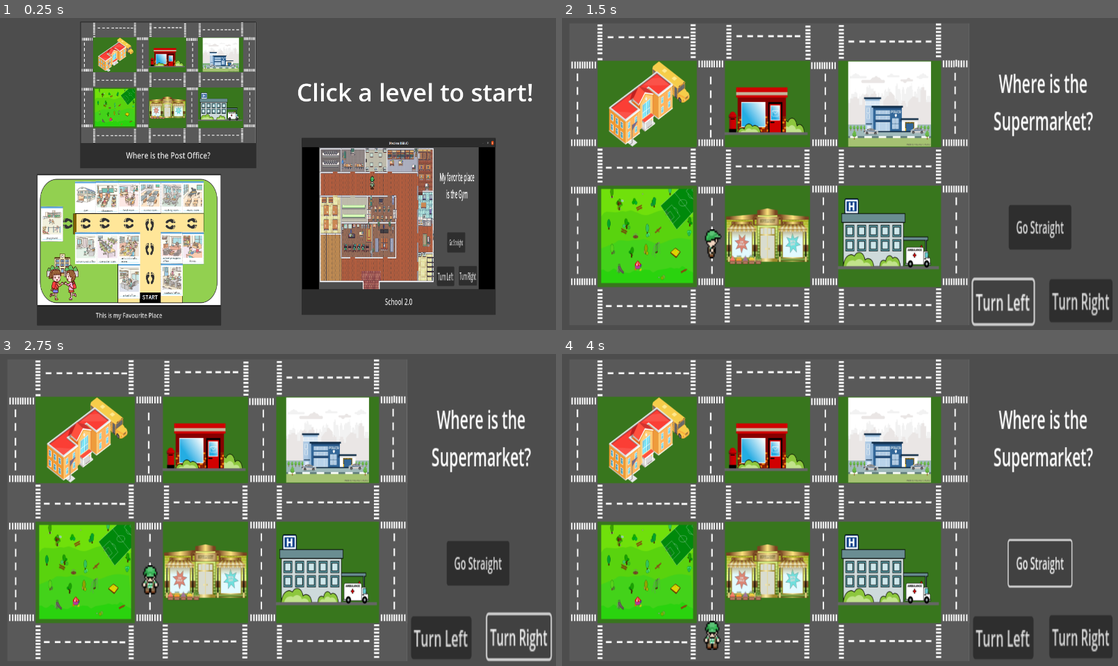
Above: before the commit, frames 1-4 (two rows, left to right).
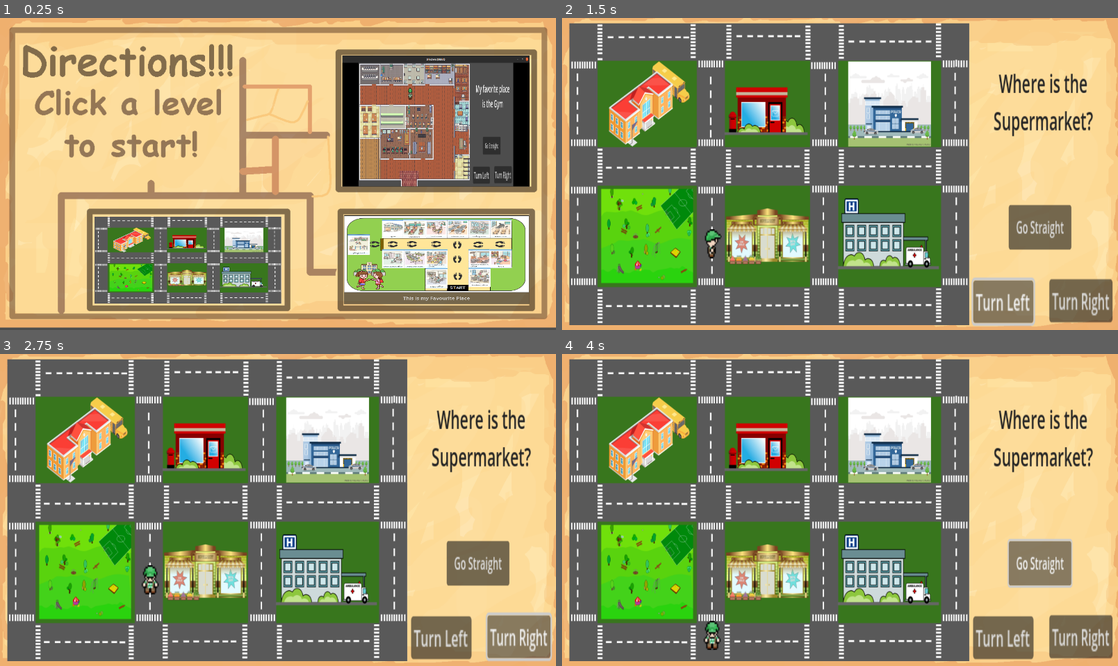
Above: after the commit, the same moments.

Repository: FisheyMug/DirectionsApp
Game: Godot game, scene res://Scenes/Object/start_menu.tscn
Same seed, same stepped clock (60 frames per second), same inputs: the game is played once before the commit and once after it.
Inputs (mouse positions are in pixels of both pictures, inside the frame that each line leads up to; where the layout moved, square brackets give the same spot in the first picture):
- Up to frame 1 (0.25 s): no input
- Up to frame 2 (1.5 s): click (751, 261) [728, 96] at 0.5 s; click "Turn Left" at 1.25 s
- Up to frame 3 (2.75 s): click "Turn Right" at 2 s
- Up to frame 4 (4 s): click "Go Straight" at 2.75 s; click "Go Straight" at 3.5 s

The runs differ from the first frame. In frame 1, 95% of the frame differs, in the area x 0-100%, y 0-100%; in frame 2, 30%; in frame 3, 30%; in frame 4, 30%.

Commit message:
fixed some bugs and changed some of the sizes

Diff:
--- a/Scenes/Level/BaseLevel.tscn
+++ b/Scenes/Level/BaseLevel.tscn
@@ -1,10 +1,12 @@
-[gd_scene load_steps=5 format=3 uid="uid://v02upfldb2cj"]
+[gd_scene load_steps=6 format=3 uid="uid://v02upfldb2cj"]
 
 [ext_resource type="Script" path="res://Scenes/Level/level.gd" id="1_iesg3"]
 [ext_resource type="PackedScene" uid="uid://bwnmaok0huh34" path="res://Scenes/Player/player.tscn" id="2_006r0"]
+[ext_resource type="Texture2D" uid="uid://b1oftsji72ml0" path="res://Graphics/MySprites/UI/Sprite-0001.png" id="2_x6cfs"]
 
 [sub_resource type="LabelSettings" id="LabelSettings_gklj6"]
 font_size = 30
+font_color = Color(0.145098, 0.145098, 0.145098, 1)
 
 [sub_resource type="LabelSettings" id="LabelSettings_bar5a"]
 line_spacing = 10.0
@@ -14,12 +16,17 @@
 shadow_size = 25
 shadow_color = Color(0.0117647, 0.0117647, 0.0117647, 0.298039)
 
-[node name="Where is the Post Office" type="Node2D"]
+[node name="BaseLevel" type="Node2D"]
 position = Vector2(7, 4)
 scale = Vector2(1.17066, 1.60167)
 script = ExtResource("1_iesg3")
 
-[node name="Sprite2D" type="Sprite2D" parent="."]
+[node name="paper" type="Sprite2D" parent="."]
+position = Vector2(576.598, 236.004)
+scale = Vector2(0.861905, 0.628713)
+texture = ExtResource("2_x6cfs")
+
+[node name="map" type="Sprite2D" parent="."]
 position = Vector2(429.311, 237.671)
 scale = Vector2(0.844586, 0.844586)
 
--- a/Scenes/Level/city_og.tscn
+++ b/Scenes/Level/city_og.tscn
@@ -9,10 +9,10 @@
 [node name="City OG" instance=ExtResource("1_iglq0")]
 script = ExtResource("2_ttxof")
 
-[node name="Sprite2D" parent="." index="0"]
+[node name="map" parent="." index="1"]
 texture = ExtResource("2_3eeci")
 
-[node name="Player" parent="." index="1"]
+[node name="Player" parent="." index="2"]
 position = Vector2(38.4399, 41.207)
 
 [node name="MoveMarker" parent="MoveMarkers" index="0" instance=ExtResource("3_b4n51")]
@@ -70,7 +70,7 @@
 position = Vector2(37.5856, 340.27)
 
 [node name="MoveMarker19" parent="MoveMarkers" index="18" instance=ExtResource("3_b4n51")]
-position = Vector2(40.1483, 228.511)
+position = Vector2(38.4399, 227.887)
 
 [node name="MoveMarker20" parent="MoveMarkers" index="19" instance=ExtResource("3_b4n51")]
 position = Vector2(33.3145, 124.87)
--- a/Scenes/Level/level.gd
+++ b/Scenes/Level/level.gd
@@ -38,8 +38,9 @@
 func check_win():
 	if Globals.win == true:
 		start_timer = true
-		$Sentence/WinMessage.show()
-		if start_timer == true:
+
+		if start_timer == true and !Globals.player_moving:
+			$Sentence/WinMessage.show()
 			$Timers/WinMessage.start()
 			start_timer = false
 			Globals.win = false
--- a/Scenes/Level/og_school_directions.tscn
+++ b/Scenes/Level/og_school_directions.tscn
@@ -9,9 +9,8 @@
 [node name="Og School Directions" instance=ExtResource("1_h2weo")]
 script = ExtResource("2_fi65g")
 
-[node name="Sprite2D" parent="." index="0"]
-position = Vector2(425.401, 239.75)
-scale = Vector2(0.623905, 0.623905)
+[node name="map" parent="." index="1"]
+scale = Vector2(0.626569, 0.609179)
 texture = ExtResource("2_g8peg")
 
 [node name="MoveMarker" parent="MoveMarkers" index="0" instance=ExtResource("3_66s78")]
--- a/Scenes/Level/this_is_my_favourite_place.tscn
+++ b/Scenes/Level/this_is_my_favourite_place.tscn
@@ -8,7 +8,9 @@
 [ext_resource type="Texture2D" uid="uid://cf38caegytnkg" path="res://Graphics/Better interior tileset/Modern tiles_Free/Interiors_free/16x16/Interiors_free_16x16.png" id="4_fiabo"]
 [ext_resource type="PackedScene" uid="uid://couad5h3svcls" path="res://Scenes/Object/location.tscn" id="4_ks0ua"]
 [ext_resource type="Texture2D" uid="uid://4d2vss72xex6" path="res://Graphics/MySprites/Gym.png" id="6_gti5f"]
-[ext_resource type="Texture2D" uid="uid://02423g6l02aw" path="res://Graphics/MySprites/UI/Sprite-0003.png" id="9_x1t7y"]
+[ext_resource type="Texture2D" uid="uid://02423g6l02aw" path="res://Graphics/MySprites/UI/Go Straight.png" id="9_x1t7y"]
+[ext_resource type="Texture2D" uid="uid://3s4ckldhthpp" path="res://Graphics/MySprites/UI/TurnLeft.png" id="10_54jmc"]
+[ext_resource type="Texture2D" uid="uid://cs4545ou8gkns" path="res://Graphics/MySprites/UI/TurnRight.png" id="11_yxb75"]
 
 [sub_resource type="TileSetAtlasSource" id="TileSetAtlasSource_cc0o8"]
 texture = ExtResource("3_4l3mi")
@@ -1691,7 +1693,7 @@
 scale = Vector2(2.30662, 1.20719)
 texture = ExtResource("6_gti5f")
 
-[node name="Player" parent="." index="2"]
+[node name="Player" parent="." index="3"]
 position = Vector2(373.294, 405.826)
 
 [node name="MoveMarker" parent="MoveMarkers" index="0" instance=ExtResource("3_e5q6e")]
@@ -1727,63 +1729,81 @@
 [node name="MoveMarker10" parent="MoveMarkers" index="10" instance=ExtResource("3_e5q6e")]
 position = Vector2(122.153, 117.377)
 
-[node name="Gym" parent="locations" index="0" instance=ExtResource("4_ks0ua")]
-position = Vector2(64.0664, 374.609)
-
-[node name="School Office" parent="locations" index="1" instance=ExtResource("4_ks0ua")]
+[node name="School Office" parent="locations" index="0" instance=ExtResource("4_ks0ua")]
 position = Vector2(765.38, 298.439)
 
-[node name="Restroom" parent="locations" index="2" instance=ExtResource("4_ks0ua")]
+[node name="Restroom" parent="locations" index="1" instance=ExtResource("4_ks0ua")]
 position = Vector2(769.651, 407.699)
 
-[node name="Cooking Room" parent="locations" index="3" instance=ExtResource("4_ks0ua")]
+[node name="Cooking Room" parent="locations" index="2" instance=ExtResource("4_ks0ua")]
 position = Vector2(89.693, 219.146)
 
-[node name="Teachers Office" parent="locations" index="4" instance=ExtResource("4_ks0ua")]
+[node name="Teachers Office" parent="locations" index="3" instance=ExtResource("4_ks0ua")]
 position = Vector2(252.849, 317.793)
 
-[node name="School Principal\'s Office" parent="locations" index="5" instance=ExtResource("4_ks0ua")]
+[node name="School Principal\'s Office" parent="locations" index="4" instance=ExtResource("4_ks0ua")]
 position = Vector2(473.237, 317.793)
 rotation = 1.57622
 
-[node name="Lunch Room" parent="locations" index="6" instance=ExtResource("4_ks0ua")]
+[node name="Lunch Room" parent="locations" index="5" instance=ExtResource("4_ks0ua")]
 position = Vector2(251.14, 206.035)
 rotation = -1.57436
 
-[node name="School Nurse\'s Office" parent="locations" index="7" instance=ExtResource("4_ks0ua")]
+[node name="School Nurse\'s Office" parent="locations" index="6" instance=ExtResource("4_ks0ua")]
 position = Vector2(780.756, 190.426)
 
-[node name="Library" parent="locations" index="8" instance=ExtResource("4_ks0ua")]
+[node name="Library" parent="locations" index="7" instance=ExtResource("4_ks0ua")]
 position = Vector2(552.68, 27.4713)
 rotation = -1.57463
 
-[node name="Music Room" parent="locations" index="9" instance=ExtResource("4_ks0ua")]
+[node name="Music Room" parent="locations" index="8" instance=ExtResource("4_ks0ua")]
 position = Vector2(240.036, 32.4661)
 rotation = 1.57644
 
-[node name="Computer Room" parent="locations" index="10" instance=ExtResource("4_ks0ua")]
+[node name="Computer Room" parent="locations" index="9" instance=ExtResource("4_ks0ua")]
 position = Vector2(86.2761, 29.9687)
 rotation = 1.57068
 
-[node name="Science Room" parent="locations" index="11" instance=ExtResource("4_ks0ua")]
+[node name="Science Room" parent="locations" index="10" instance=ExtResource("4_ks0ua")]
 position = Vector2(403.191, 29.9687)
 rotation = 1.57386
 
-[node name="Classroom" parent="locations" index="12" instance=ExtResource("4_ks0ua")]
+[node name="Classroom" parent="locations" index="11" instance=ExtResource("4_ks0ua")]
 position = Vector2(495.447, 207.284)
 rotation = -1.56249
 
-[node name="Arts and Crafts Room" parent="locations" index="13" instance=ExtResource("4_ks0ua")]
+[node name="Arts and Crafts Room" parent="locations" index="12" instance=ExtResource("4_ks0ua")]
 position = Vector2(800.403, 81.7896)
 
+[node name="Gym" parent="locations" index="13" instance=ExtResource("4_ks0ua")]
+position = Vector2(86.2761, 398.334)
+
 [node name="Go_Straight" parent="Buttons" index="0"]
-offset_left = -29.1166
-offset_top = -363.473
-offset_right = 478.883
-offset_bottom = -105.473
+offset_left = -16.3057
+offset_top = -385.326
+offset_right = 491.694
+offset_bottom = -127.326
 scale = Vector2(0.523017, 0.449273)
 text = ""
 icon = ExtResource("9_x1t7y")
+
+[node name="Turn_Left" parent="Buttons" index="1"]
+offset_left = -118.794
+offset_top = -238.188
+offset_right = 389.206
+offset_bottom = 19.8121
+scale = Vector2(0.426411, 0.323718)
+text = ""
+icon = ExtResource("10_54jmc")
+
+[node name="Turn_Right" parent="Buttons" index="2"]
+offset_left = 107.147
+offset_top = -238.188
+offset_right = 615.147
+offset_bottom = 19.8121
+scale = Vector2(0.436486, 0.323109)
+text = ""
+icon = ExtResource("11_yxb75")
 
 [node name="Label" parent="Sentence" index="0"]
 offset_left = 1012.0
--- a/Scenes/Object/start_menu.tscn
+++ b/Scenes/Object/start_menu.tscn
@@ -2,59 +2,57 @@
 
 [ext_resource type="Script" path="res://StartMenu.gd" id="1_7nuov"]
 [ext_resource type="Texture2D" uid="uid://bnl7fr1v4ktc" path="res://Graphics/My town.png" id="2_j1fyd"]
+[ext_resource type="Texture2D" uid="uid://ch1y2pmxxj3t6" path="res://Graphics/MySprites/UI/MainMenu.png" id="2_j3mrw"]
 [ext_resource type="Texture2D" uid="uid://d53wmvqf1tdi" path="res://Graphics/modified_school.png" id="3_dxyho"]
 [ext_resource type="Texture2D" uid="uid://crxv58iaecy5a" path="res://Graphics/My Fav Place.png" id="4_1eqbw"]
-
-[sub_resource type="LabelSettings" id="LabelSettings_jwgxi"]
-font_size = 60
 
 [node name="StartMenu" type="Node2D"]
 script = ExtResource("1_7nuov")
 
-[node name="OgCity" type="Button" parent="."]
-offset_left = 197.0
-offset_top = 9.0
-offset_right = 1199.0
-offset_bottom = 676.0
-scale = Vector2(0.431719, 0.541372)
-theme_override_font_sizes/font_size = 40
-text = "Where is the Post Office?"
-icon = ExtResource("2_j1fyd")
-icon_alignment = 1
-vertical_icon_alignment = 0
+[node name="Control" type="Control" parent="."]
+layout_mode = 3
+anchors_preset = 0
+offset_right = 40.0
+offset_bottom = 40.0
+scale = Vector2(1.00185, 0.992453)
 
-[node name="OgSchool" type="Button" parent="."]
-offset_left = 91.0
-offset_top = 384.0
-offset_right = 1465.0
-offset_bottom = 1270.0
-scale = Vector2(0.32928, 0.420747)
+[node name="TextureRect" type="TextureRect" parent="Control"]
+layout_mode = 0
+offset_right = 1366.0
+offset_bottom = 768.0
+texture = ExtResource("2_j3mrw")
+
+[node name="OgSchool" type="Button" parent="Control"]
+layout_mode = 0
+offset_left = 843.0
+offset_top = 489.0
+offset_right = 2217.0
+offset_bottom = 1375.0
+scale = Vector2(0.331296, 0.249276)
 theme_override_font_sizes/font_size = 40
 text = "This is my Favourite Place"
 icon = ExtResource("3_dxyho")
 icon_alignment = 1
 vertical_icon_alignment = 0
 
-[node name="New School" type="Button" parent="."]
-offset_left = 741.0
-offset_top = 295.0
-offset_right = 2117.0
-offset_bottom = 1088.0
-scale = Vector2(0.346592, 0.549345)
-theme_override_font_sizes/font_size = 40
-text = "School 2.0"
-icon = ExtResource("4_1eqbw")
-icon_alignment = 1
-vertical_icon_alignment = 0
+[node name="NewSchool" type="TextureButton" parent="Control"]
+layout_mode = 0
+offset_left = 839.45
+offset_top = 92.6996
+offset_right = 2207.45
+offset_bottom = 767.7
+scale = Vector2(0.336024, 0.481512)
+texture_normal = ExtResource("4_1eqbw")
 
-[node name="Label" type="Label" parent="."]
-offset_left = 729.0
-offset_top = 140.0
-offset_right = 1316.0
-offset_bottom = 223.0
-text = "Click a level to start!"
-label_settings = SubResource("LabelSettings_jwgxi")
+[node name="OgCity" type="TextureButton" parent="Control"]
+layout_mode = 0
+offset_left = 231.573
+offset_top = 492.718
+offset_right = 1225.57
+offset_bottom = 1041.72
+scale = Vector2(0.460294, 0.39166)
+texture_normal = ExtResource("2_j1fyd")
 
-[connection signal="pressed" from="OgCity" to="." method="_on_og_city_pressed"]
-[connection signal="pressed" from="OgSchool" to="." method="_on_og_school_pressed"]
-[connection signal="pressed" from="New School" to="." method="_on_new_school_pressed"]
+[connection signal="pressed" from="Control/OgSchool" to="." method="_on_og_school_pressed"]
+[connection signal="pressed" from="Control/NewSchool" to="." method="_on_new_school_pressed"]
+[connection signal="pressed" from="Control/OgCity" to="." method="_on_og_city_pressed"]
--- a/Scenes/Player/player.gd
+++ b/Scenes/Player/player.gd
@@ -52,6 +52,7 @@
 			velocity = position.direction_to(target) * speed
 			$AnimationPlayer.play(animationToPlay)
 			Globals.player_moving = true
+			print(target)
 
 
 func _on_view_area_entered(area):
--- a/Scenes/Player/player.tscn
+++ b/Scenes/Player/player.tscn
@@ -4,7 +4,7 @@
 [ext_resource type="Texture2D" uid="uid://6x3ghy3e2l5n" path="res://Graphics/CharachterSprite.png" id="2_dbbyu"]
 
 [sub_resource type="RectangleShape2D" id="RectangleShape2D_npiri"]
-size = Vector2(87, 136.5)
+size = Vector2(87, 154)
 
 [sub_resource type="Animation" id="Animation_ui2ar"]
 length = 0.001
@@ -117,7 +117,7 @@
 position = Vector2(3, -1)
 
 [node name="CollisionShape2D" type="CollisionShape2D" parent="view"]
-position = Vector2(-4.5, 220.75)
+position = Vector2(-4.5, 212)
 shape = SubResource("RectangleShape2D_npiri")
 
 [node name="AnimationPlayer" type="AnimationPlayer" parent="."]
Renamed: Graphics/MySprites/UI/Sprite-0003.png -> Graphics/MySprites/UI/Go Straight.png
Not shown, changed: Graphics/MySprites/UI/Go Straight.png.import
Binary file added: Graphics/MySprites/UI/MainMenu.png
Not shown, added: Graphics/MySprites/UI/MainMenu.png.import
Binary file added: Graphics/MySprites/UI/Sprite-0001.png
Not shown, added: Graphics/MySprites/UI/Sprite-0001.png.import
Binary file added: Graphics/MySprites/UI/TurnLeft.png
Not shown, added: Graphics/MySprites/UI/TurnLeft.png.import
Binary file added: Graphics/MySprites/UI/TurnRight.png
Not shown, added: Graphics/MySprites/UI/TurnRight.png.import
Not shown: 1 places in Scenes/Level/this_is_my_favourite_place.tscn that only renumber resources
